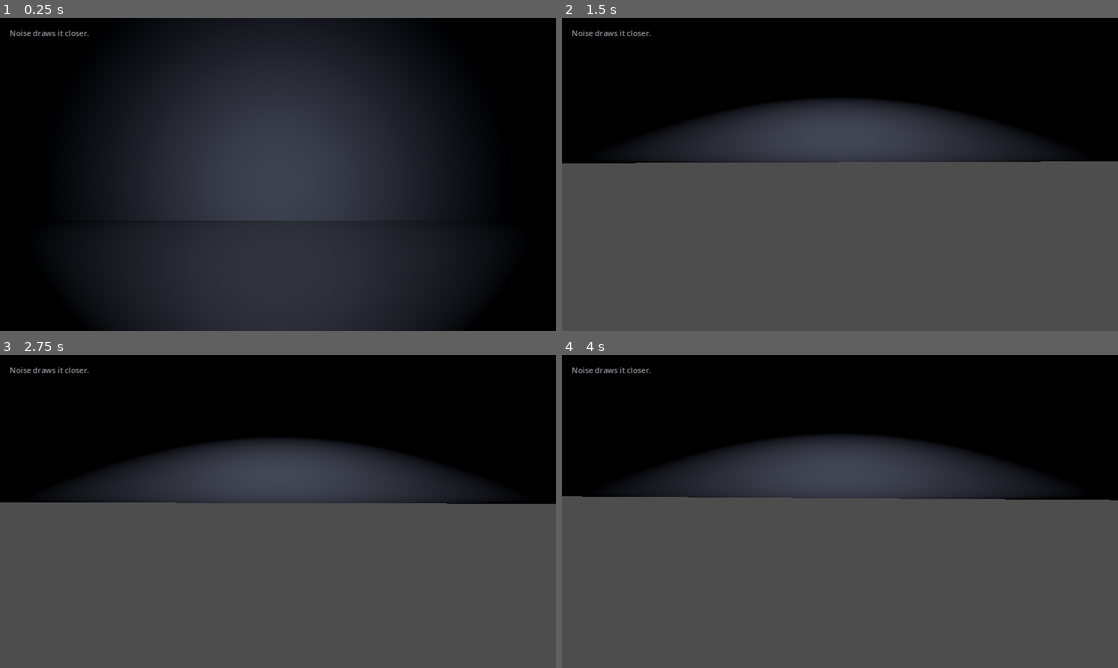
Above: before the commit, frames 1-4 (two rows, left to right).
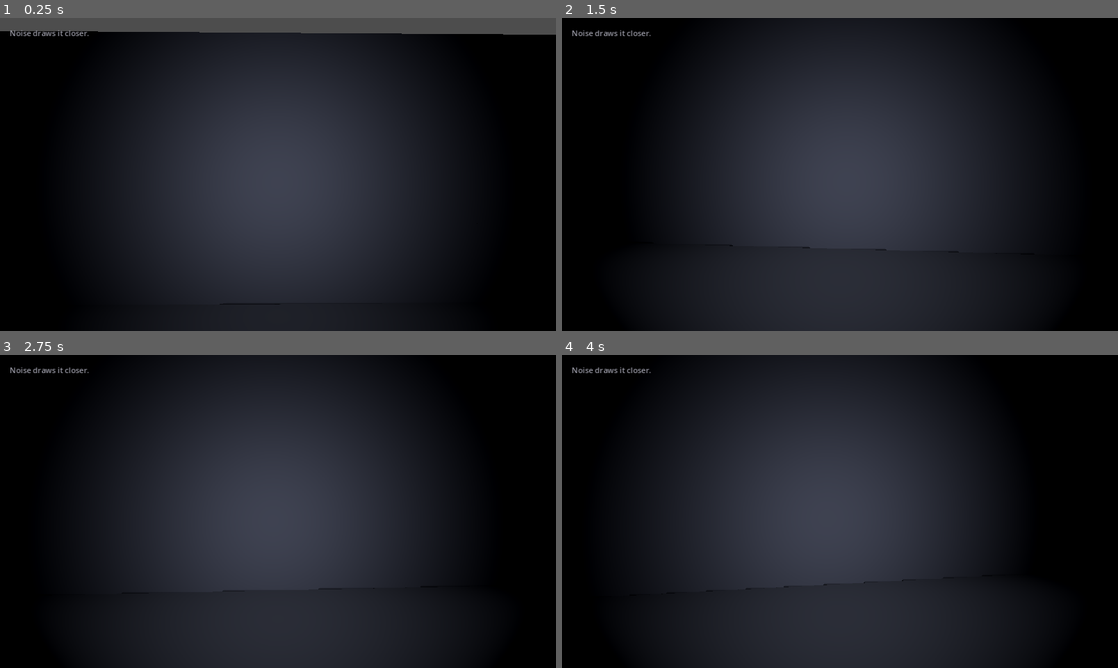
Above: after the commit, the same moments.

Repository: vangohner/HollowCrawl
Game: Godot game, scene res://scenes/main.tscn
Same seed, same stepped clock (60 frames per second), same inputs: the game is played once before the commit and once after it.
Inputs (mouse positions are in pixels of both pictures, inside the frame that each line leads up to):
- Up to frame 1 (0.25 s): no input
- Up to frame 2 (1.5 s): move the mouse to (867, 174) at 0.52 s; move the mouse to (812, 174) at 1.27 s
- Up to frame 3 (2.75 s): tap Enter at 2 s; move the mouse to (289, 505) at 2.02 s
- Up to frame 4 (4 s): tap Space at 2.75 s; move the mouse to (834, 517) at 2.77 s; tap Enter at 3.5 s; move the mouse to (878, 514) at 3.52 s

The runs differ from the first frame. In frame 1, 4.8% of the frame differs, in the area x 0-100%, y 0-92%; in frame 2, 61%; in frame 3, 61%; in frame 4, 62%, in the area x 0-100%, y 0-100%.
Error in both runs: Invalid assignment of property or key 'radius' with value of type 'float' on a base object of type 'CylinderMesh'. (res://scripts/level.gd:120)

Commit message:
Restore camera height baseline for head bob

Diff:
--- a/scripts/player.gd
+++ b/scripts/player.gd
@@ -23,6 +23,7 @@
 var _flashlight_active: bool = true
 var _camera_pitch_deg: float = 0.0
 var _camera_base_rotation: Vector3 = Vector3.ZERO
+var _camera_default_position: Vector3 = Vector3.ZERO
 var _sway_rotation: Vector3 = Vector3.ZERO
 
 @onready var _camera: Camera3D = $Camera
@@ -35,6 +36,7 @@
     emit_signal("stamina_changed", stamina / stamina_max)
     _flashlight.visible = _flashlight_active
     _camera_base_rotation = _camera.rotation_degrees
+    _camera_default_position = _camera.position
     _camera_pitch_deg = _camera_base_rotation.x
     _apply_camera_rotation()
 
@@ -97,12 +99,12 @@
 func _update_head_bob(delta: float, target_speed: float, movement_amount: float) -> void:
     if movement_amount < 0.1 or not is_on_floor():
         _head_bob_time = lerp(_head_bob_time, 0.0, delta * 5.0)
-        _camera.position = _camera.position.lerp(Vector3.ZERO, delta * 6.0)
+        _camera.position = _camera.position.lerp(_camera_default_position, delta * 6.0)
         return
 
     _head_bob_time += delta * head_bob_speed * movement_amount * clampf(target_speed / run_speed, 0.5, 1.0)
     var bob_offset: Vector3 = Vector3(0.0, sin(_head_bob_time) * head_bob_amount, 0.0)
-    _camera.position = _camera.position.lerp(bob_offset, delta * 10.0)
+    _camera.position = _camera.position.lerp(_camera_default_position + bob_offset, delta * 10.0)
 
 func _update_sway(delta: float) -> void:
     var mouse_pos: Vector2 = get_viewport().get_mouse_position()
